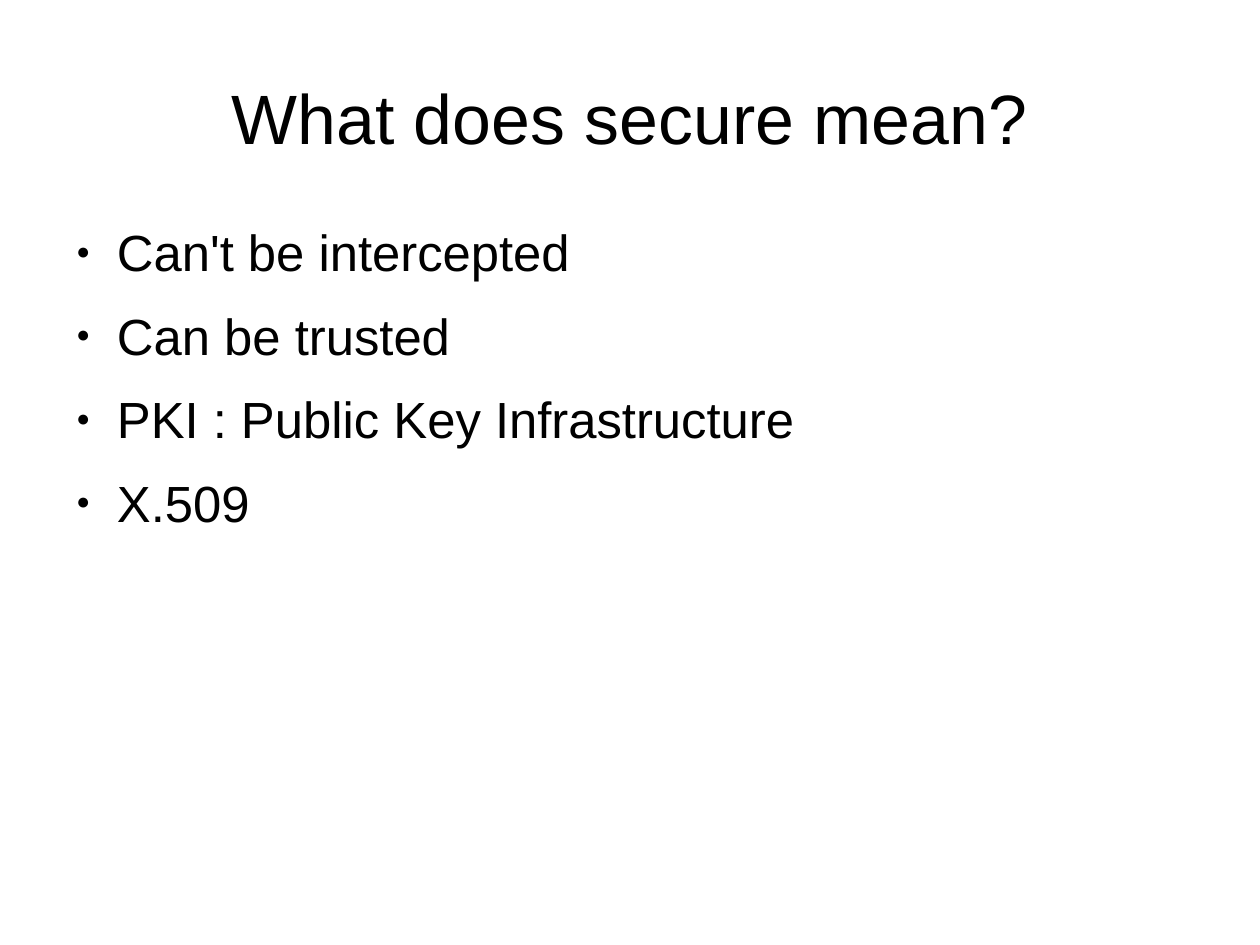
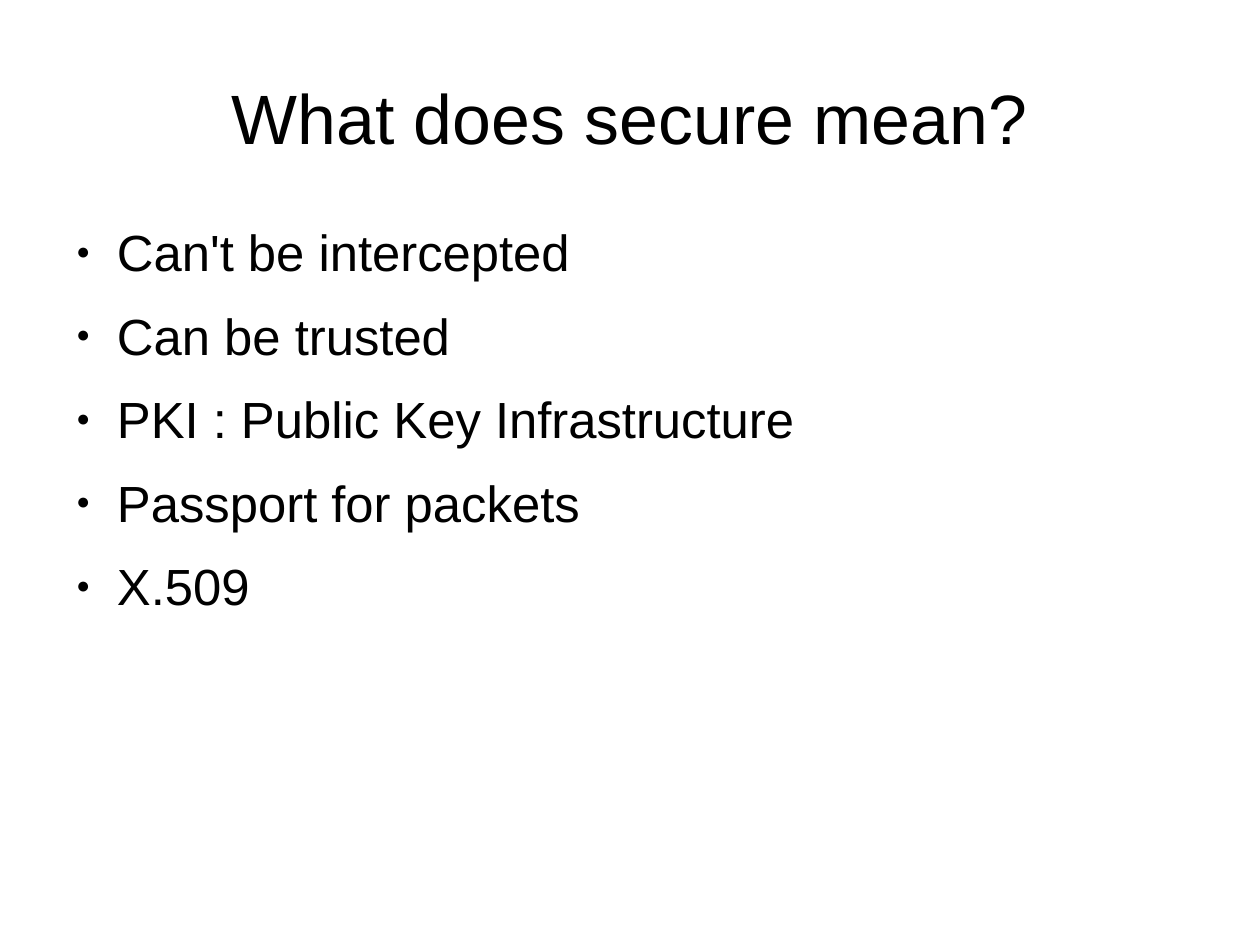
Before and after one commit to Oflameo/openvpn_ws, a slide deck: slide 3 of openvpn.odp. Drawn at 1260x945 pixels with LibreOffice and Linux fonts; fonts in the diff are those of the drawing. Boxes give left, top, right and bottom in pixels: in the first picture for what was removed or moved away, otherwise in the second. Text is boxed around its words. In the diff, an @@ line names an element or a change of style, - is before the commit and + after.

Commit message:
Passport for Packets.

```diff
--- a/openvpn.odp
+++ b/openvpn.odp
@@ text at [117,485,580,532]: paragraph added @@
+● Passport for packets
```
